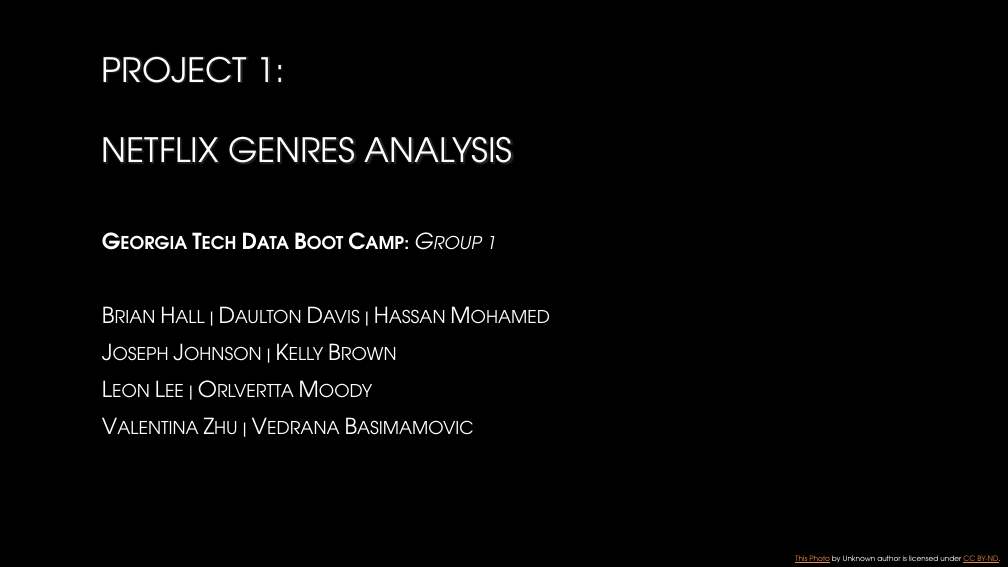
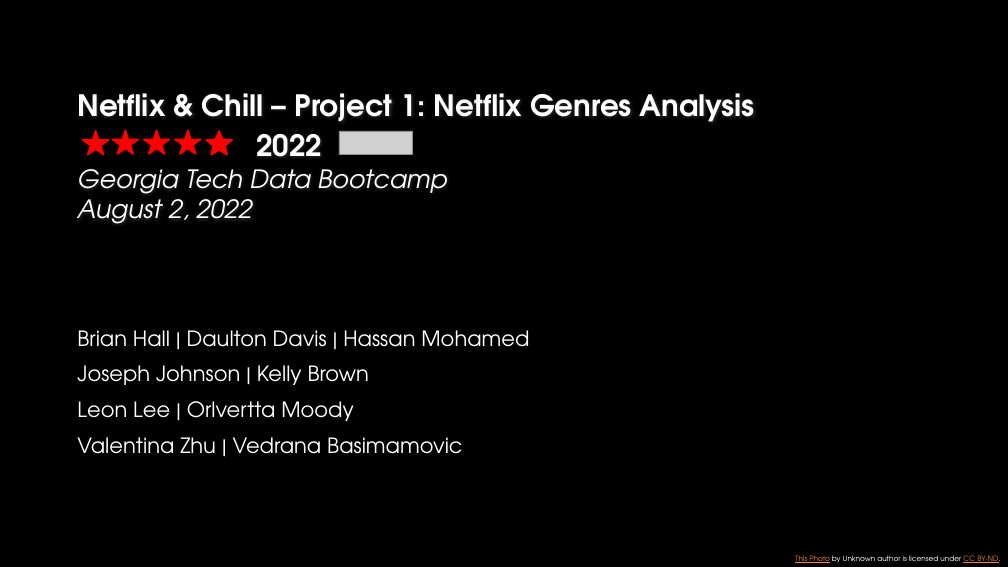
Before and after one commit to VedranaGATech/Project_1_Neflix_and_Chill, a slide deck: slide 1 of Group 1 Presentation 1.pptx. Drawn at 1008x567 pixels with LibreOffice and Linux fonts; fonts in the diff are those of the drawing; grey boxes stand for pictures; background and template pictures are left out. Boxes give left, top, right and bottom in pixels: in the first picture for what was removed or moved away, otherwise in the second. Text is boxed around its words. In the diff, an @@ line names an element or a change of style, - is before the commit and + after.

```diff
--- a/Group 1 Presentation 1.pptx
+++ b/Group 1 Presentation 1.pptx
@@ title at box(77, 93, 755, 224): text changed; size 32 to 28 pt; bold on @@
-PROJECT 1:
-NETFLIX GENRES ANALYSIS
+Netflix & Chill – Project 1: Netflix Genres Analysis
+2022
+Georgia Tech Data Bootcamp
+August 2, 2022
@@ star added at box(82, 131, 109, 155), fill #FF0000, outline #FF0000 1.5 pt @@
@@ star added at box(113, 130, 139, 154), fill #FF0000, outline #FF0000 1.5 pt @@
@@ star added at box(144, 130, 170, 154), fill #FF0000, outline #FF0000 1.5 pt @@
@@ star added at box(175, 130, 201, 154), fill #FF0000, outline #FF0000 1.5 pt @@
@@ star added at box(206, 131, 233, 155), fill #FF0000, outline #FF0000 1.5 pt @@
@@ picture added at box(339, 131, 412, 155) @@
@@ subtitle at box(77, 330, 529, 454): paragraph removed @@
-Georgia Tech Data Boot Camp: Group 1
@@ subtitle "Brian Hall | Daulton Davis ...": place and size @@
-subtitle "Brian Hall | Daulton Davis ..." at box(95, 221, 913, 479)
+subtitle "Brian Hall | Daulton Davis ..." at box(77, 330, 529, 454)
@@ subtitle "Brian Hall | Daulton Davis ..." at box(77, 330, 529, 454): size 21 to 20 pt, small capitals off @@
```
Also in this commit, not shown: 5 other slides changed, 9 slides added, 4 slides removed, 4 other files.
